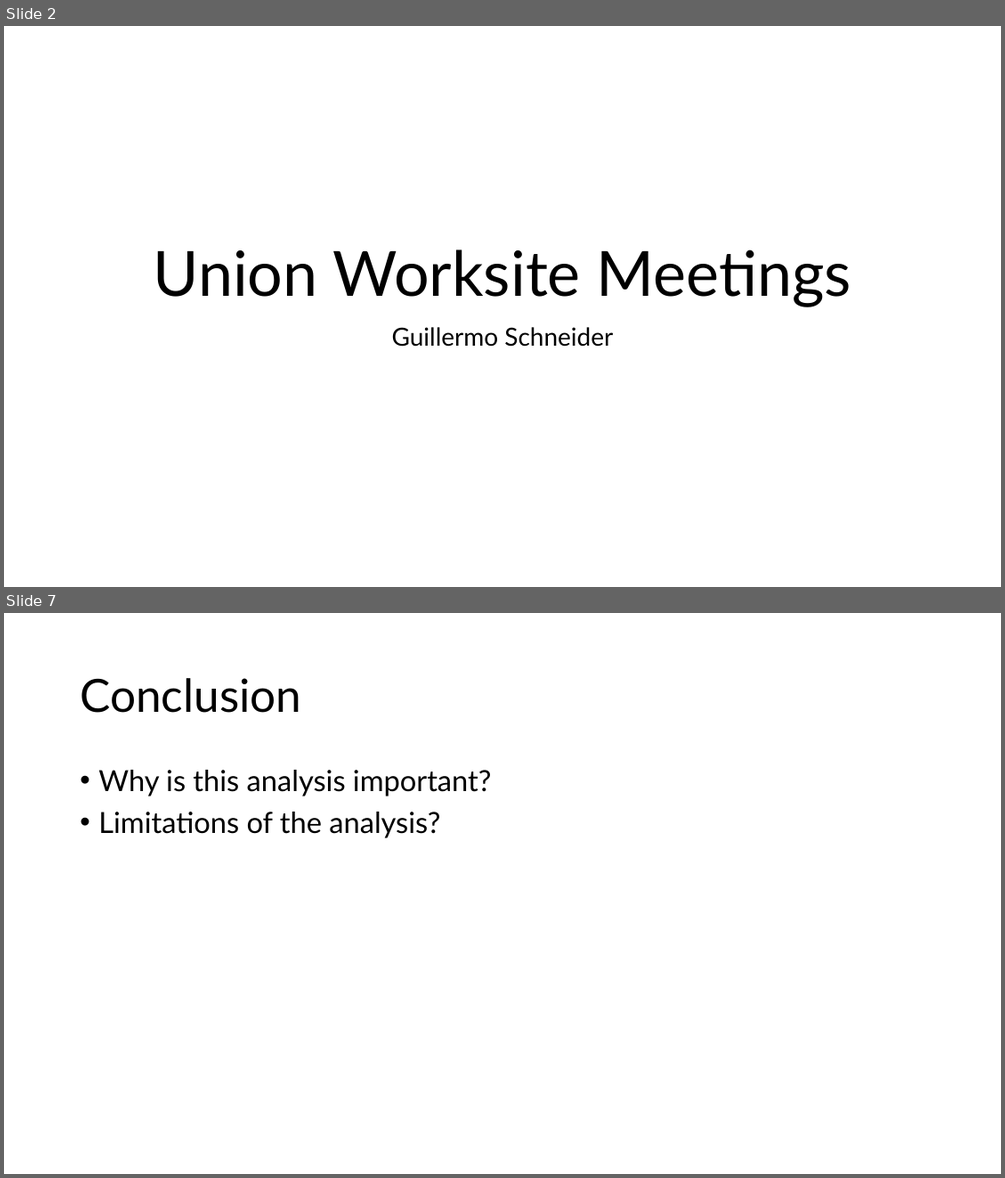
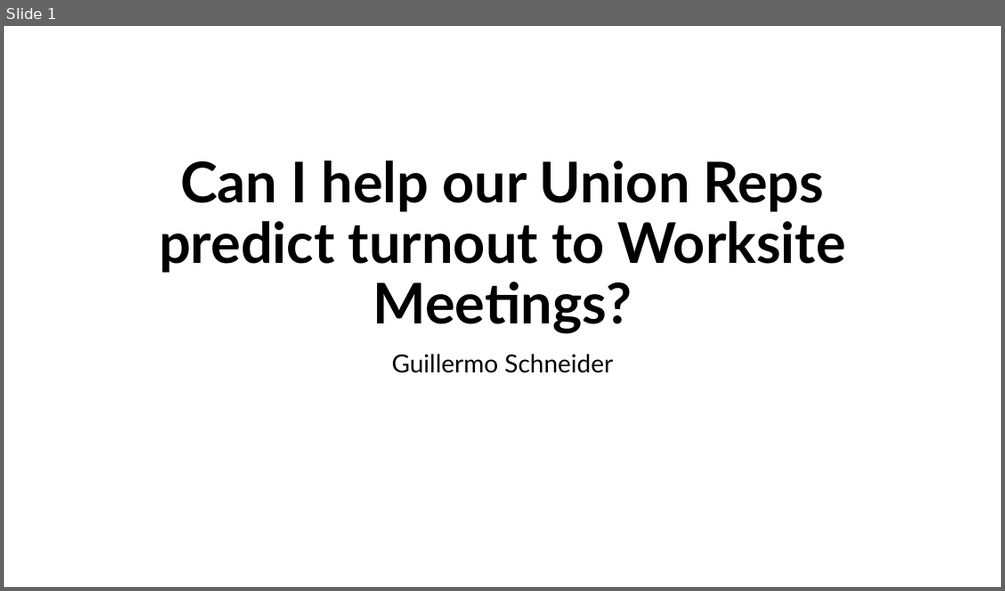
Before and after one commit to GuillermoCharlesSchneider/DATA-606, a slide deck: Project/FinalProjectPresentation.pptx. Shown one above the other, each under a label of ours: slides 2 and 7 before the commit, slide 1 after it; the slides between them are not shown. The pictures are 1005x1178 and 1005x591 pixels, drawn with LibreOffice and Linux fonts; fonts in the diff are those of the drawing. Boxes give left, top, right and bottom in pixels: in the first picture for what was removed or moved away, otherwise in the second. Text is boxed around its words. In the diff, an @@ line names an element or a change of style, - is before the commit and + after.

```diff
--- a/Project/FinalProjectPresentation.pptx
+++ b/Project/FinalProjectPresentation.pptx
@@ slide 7 removed at (4, 613, 1001, 1174), background #FFFFFF @@
@@ title removed at (80, 678, 301, 713) @@
-Conclusion
@@ text removed at (98, 770, 491, 838) @@
-• Why is this analysis important?
-• Limitations of the analysis?
@@ what was slide 2 is now slide 1 @@
@@ slide 1 changed as well @@
@@ title at (159, 160, 846, 334): text changed; size 60 to 54 pt; bold on @@
-Union Worksite Meetings
+Can I help our Union Reps predict turnout to Worksite Meetings?
@@ subtitle "Guillermo Schneider": place and size @@
-subtitle "Guillermo Schneider" at (392, 327, 613, 346)
+subtitle "Guillermo Schneider" at (392, 354, 613, 373)
```
Also in this commit, not shown: 13 slides added, 5 other slides removed, 4 other files.
